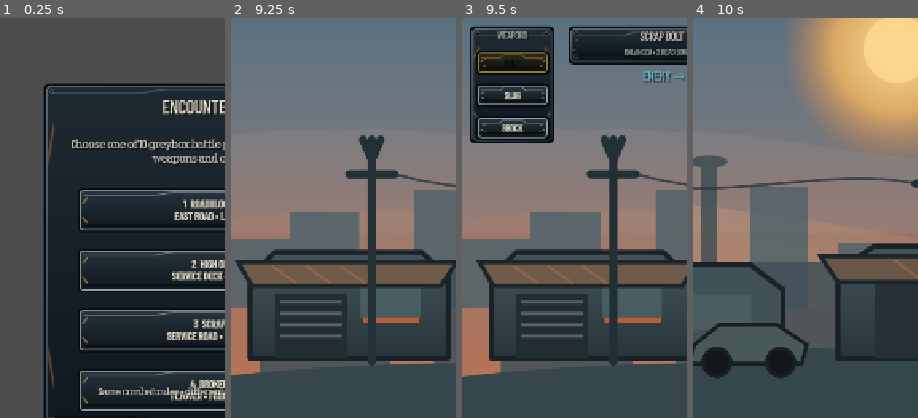
Above: before the commit, frames 1-4 (left to right).
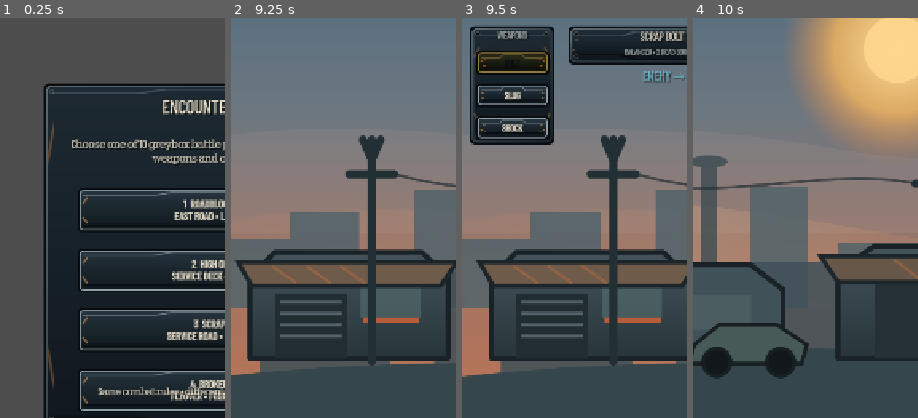
Above: after the commit, the same moments.

Repository: phantompixel-developer/FortKnocks
Game: Godot game, scene res://game/battle/battle.tscn
Same seed, same stepped clock (60 frames per second), same inputs: the game is played once before the commit and once after it. This scene is started directly instead of the project's main scene.
Inputs (mouse positions are % of the whole screen's width and height, from its top left):
- Up to frame 1 (0.25 s): no input
- Up to frame 2 (9.25 s): click "1 ROADBLOCK TRIAL EAST ROAD •…" at 0.5 s; tap Enter at 1.25, 8.75 s; move the mouse to (72, 45) at 1.27 s; click (72, 45) at 1.42 s; drag from (30, 55) to (45, 70) at 2.02 s; move the mouse to (60, 28) at 2.77 s; click (60, 28) at 2.92 s; drag from (45, 70) to (20, 35) at 3.52 s; move the mouse to (80, 65) at 4.27 s; click (80, 65) at 4.42 s; tap Space at 5 s; drag from (20, 35) to (35, 25) at 5.02 s; move the mouse to (55, 50) at 5.77 s; click (55, 50) at 5.92 s; drag from (35, 25) to (30, 55) at 6.52 s; move the mouse to (72, 45) at 7.27 s; click (72, 45) at 7.42 s; drag from (30, 55) to (45, 70) at 8.02 s; move the mouse to (60, 28) at 8.77 s; click (60, 28) at 8.92 s
- Up to frame 3 (9.5 s): no input
- Up to frame 4 (10 s): click "INSPECT ENEMY" at 9.5 s
The pictures show only the part of the screen within x 1-51%, y 12-62%; the shares and areas given below are measured in that part.

Frames 1-2 are identical in both runs. In frame 3, 0.2% of the frame differs, in the area x 3-41%, y 24-32%; in frame 4, nothing differs.

Commit message:
fix: harden battle HUD layout code

Diff:
--- a/game/battle/battle_controller.gd
+++ b/game/battle/battle_controller.gd
@@ -148,7 +148,9 @@
 	enemy_health_label.add_theme_color_override("font_color", Color("ef9b84"))
 	enemy_locator_label.add_theme_color_override("font_color", ThemeScript.COLD)
 	feedback_label.add_theme_color_override("font_color", ThemeScript.HAZARD)
-	weapon_tray.get_node("Title").add_theme_color_override("font_color", ThemeScript.MUTED)
+	var weapon_title := weapon_tray.get_node("Title") as Label
+	if weapon_title != null:
+		weapon_title.add_theme_color_override("font_color", ThemeScript.MUTED)
 	weapon_name_label.add_theme_color_override("font_color", ThemeScript.BONE)
 	weapon_role_label.add_theme_color_override("font_color", ThemeScript.MUTED)
 	power_label.add_theme_color_override("font_color", ThemeScript.HAZARD)
@@ -159,7 +161,7 @@
 
 func _capture_hud_layout() -> void:
 	_hud_base_offsets.clear()
-	for control in [
+	for control: Control in [
 		player_status_card,
 		enemy_status_card,
 		turn_label,
@@ -215,7 +217,7 @@
 	var base_variant: Variant = _hud_base_offsets.get(control.get_instance_id())
 	if base_variant == null:
 		return
-	var base := base_variant as Vector4
+	var base: Vector4 = base_variant
 	control.offset_left = base.x + shift.x
 	control.offset_top = base.y + shift.y
 	control.offset_right = base.z + shift.x
@@ -282,10 +284,8 @@
 	ThemeScript.style_card(mission_brief_card, 1)
 	ThemeScript.style_card(result_card, 1)
 	_style_live_hud()
-	_capture_hud_layout()
 	if not get_viewport().size_changed.is_connected(_apply_hud_safe_area):
 		get_viewport().size_changed.connect(_apply_hud_safe_area)
-	call_deferred("_apply_hud_safe_area")
 	_selected_weapon = _player_weapon("scrap_bolt")
 	_missions = EncounterCatalogScript.all()
 	player.health_changed.connect(_on_health_changed)
@@ -321,6 +321,8 @@
 	_build_encounter_picker()
 	_update_weapon_panel()
 	_update_weapon_buttons()
+	_capture_hud_layout()
+	call_deferred("_apply_hud_safe_area")
 	_set_weapon_buttons_enabled(false)
 	_update_last_shot_display()
 	_update_hud()
@@ -626,12 +628,12 @@
 	shock_capsule_button.visible = _is_weapon_allowed(ShockCapsule as WeaponDefinition)
 
 	if _campaign_managed and not _campaign_weapon_ids.is_empty():
-		weapon_tray.offset_bottom = 308.0
+		weapon_tray.offset_bottom = 312.0
 		if shock_capsule_button.visible and not heavy_slug_button.visible:
 			shock_capsule_button.offset_top = 92.0
 			shock_capsule_button.offset_bottom = 134.0
 	else:
-		weapon_tray.offset_bottom = 358.0
+		weapon_tray.offset_bottom = 360.0
 		shock_capsule_button.offset_top = 144.0
 		shock_capsule_button.offset_bottom = 186.0
 
